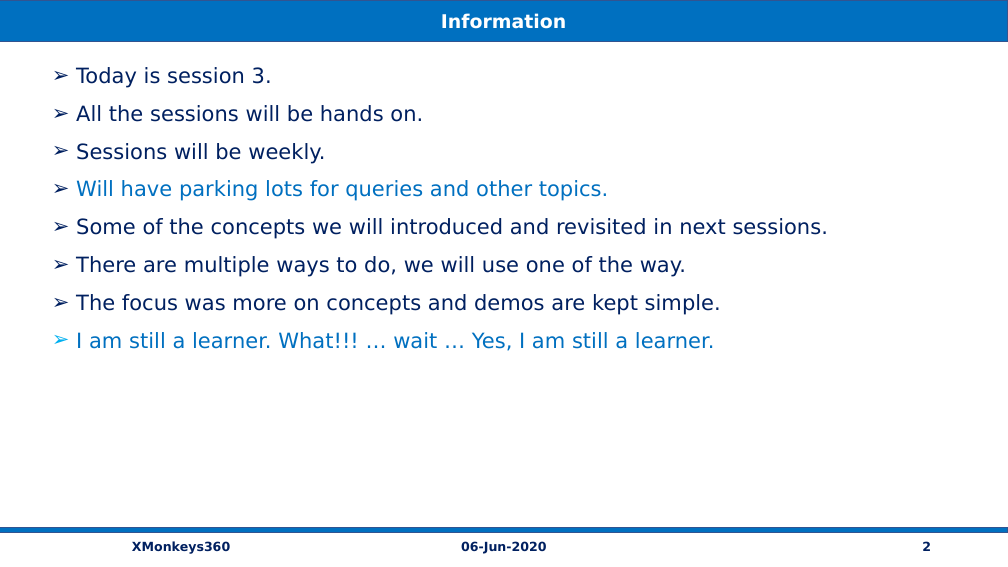
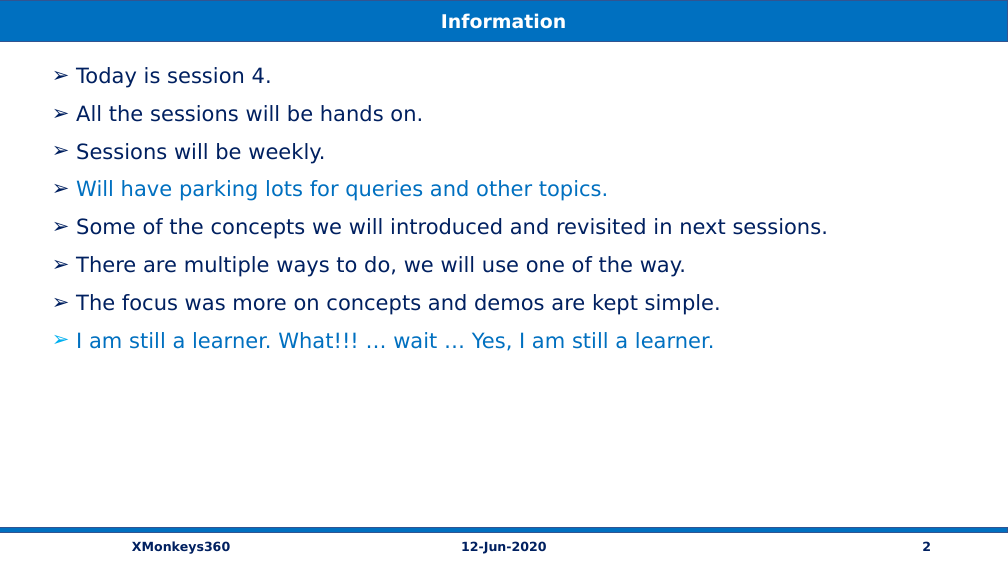
Before and after one commit to vishipayyallore/speaker_series_2021, a slide deck: slide 2 of XMonkeys360/gRPC_Session4_12Jun2020/Documentation/gRPC_Service_Logging_ErrorHandling.pptx. Drawn at 1008x567 pixels with LibreOffice and Linux fonts; fonts in the diff are those of the drawing. Boxes give left, top, right and bottom in pixels: in the first picture for what was removed or moved away, otherwise in the second. Text is boxed around its words. In the diff, an @@ line names an element or a change of style, - is before the commit and + after.

```diff
--- a/XMonkeys360/gRPC_Session4_12Jun2020/Documentation/gRPC_Service_Logging_ErrorHandling.pptx
+++ b/XMonkeys360/gRPC_Session4_12Jun2020/Documentation/gRPC_Service_Logging_ErrorHandling.pptx
@@ text at (x1=76, y1=67, x2=272, y2=88): text changed @@
-  ➢ Today is session 3.
+  ➢ Today is session 4.
@@ text at (x1=461, y1=541, x2=547, y2=554): text changed @@
-06-Jun-2020
+12-Jun-2020
```
Also in this commit, not shown: 11 other slides changed, 1 slide added, 3 slides removed, 6 other files.
